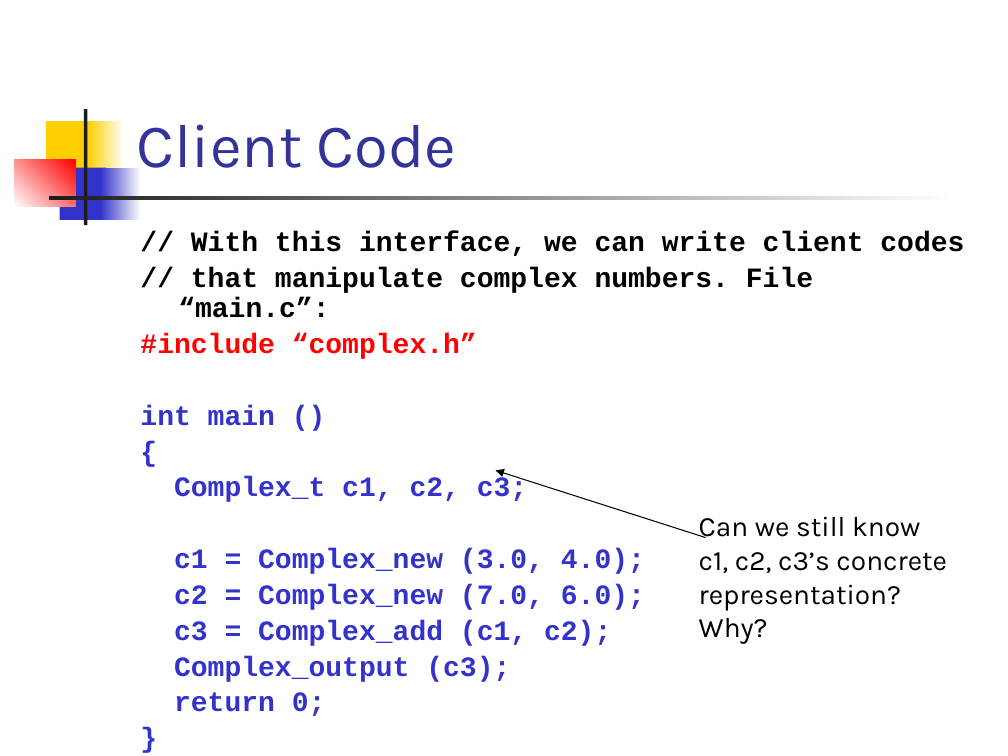
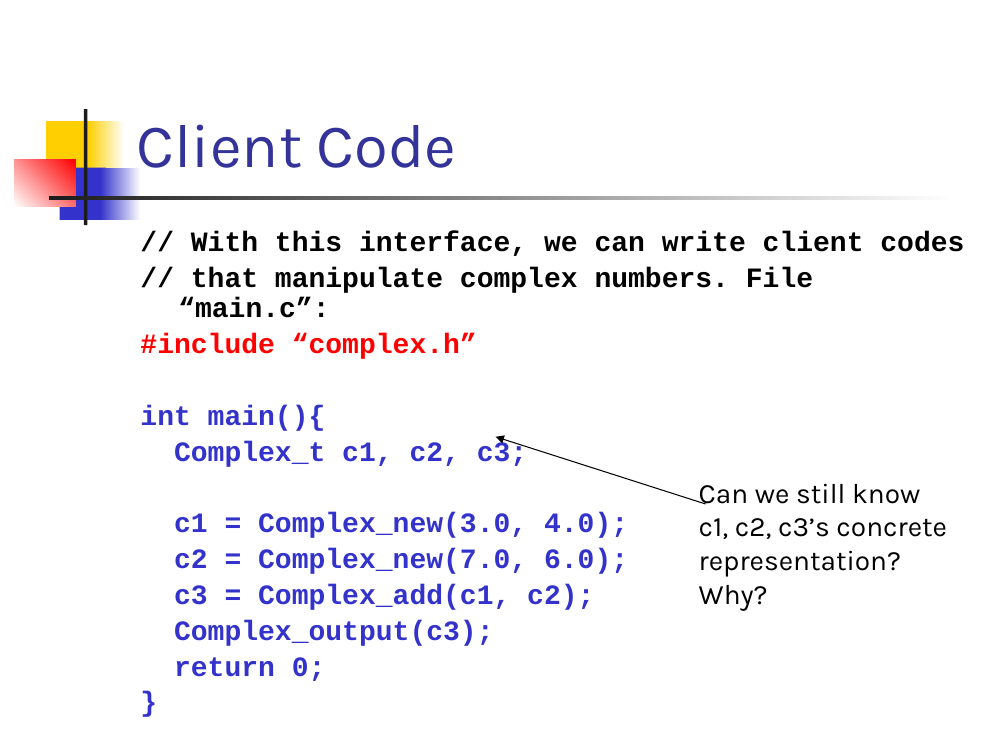
Before and after one commit to csslab-ustc/csslab-ustc.github.io, a slide deck: slide 15 of courses/sysprog/slides/lec10-adt.pptx. Drawn at 1008x756 pixels with LibreOffice and Linux fonts; fonts in the diff are those of the drawing. Boxes give left, top, right and bottom in pixels: in the first picture for what was removed or moved away, otherwise in the second. Text is boxed around its words. In the diff, an @@ line names an element or a change of style, - is before the commit and + after.

```diff
--- a/courses/sysprog/slides/lec10-adt.pptx
+++ b/courses/sysprog/slides/lec10-adt.pptx
@@ text at [140, 405, 326, 431]: text changed @@
-int main ()
-{
+int main(){
@@ arrow moved from (706, 537) - (496, 471) to (706, 504) - (496, 436) @@
@@ text "Can we still know c1, ...": place and size @@
-text "Can we still know c1, ..." at [699, 516, 947, 644]
+text "Can we still know c1, ..." at [699, 483, 947, 611]
@@ text at [174, 512, 628, 646]: spaces changed @@
-c1 = Complex_new (3.0, 4.0);
-c2 = Complex_new (7.0, 6.0);
-c3 = Complex_add (c1, c2);
-Complex_output (c3);
+c1 = Complex_new(3.0, 4.0);
+c2 = Complex_new(7.0, 6.0);
+c3 = Complex_add(c1, c2);
+Complex_output(c3);
```
Also in this commit, not shown: 8 other slides changed, 30 slides removed, 3 other files.
